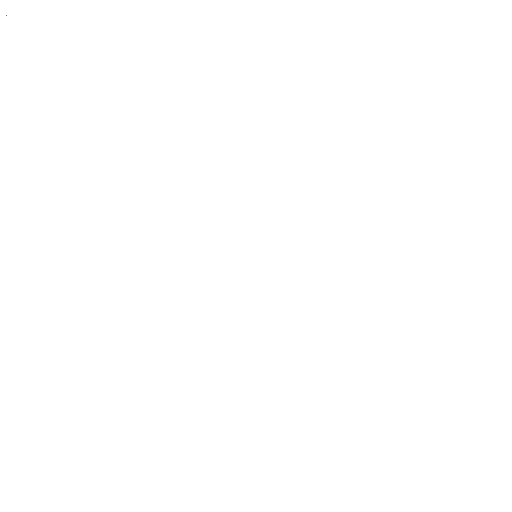
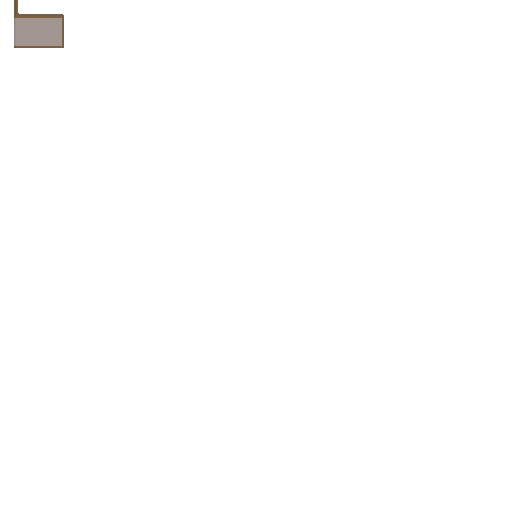
Before/after of a 512px x 512px layered artwork. What changed in the layer stack:
added group "Group 1" with 1 layers above "Layer 0" over [14, 0, 64, 48]
added layer "Layer 5" in group "Group 1" over [14, 0, 64, 48]
hid "Layer 0" over [6, 0, 64, 48]
